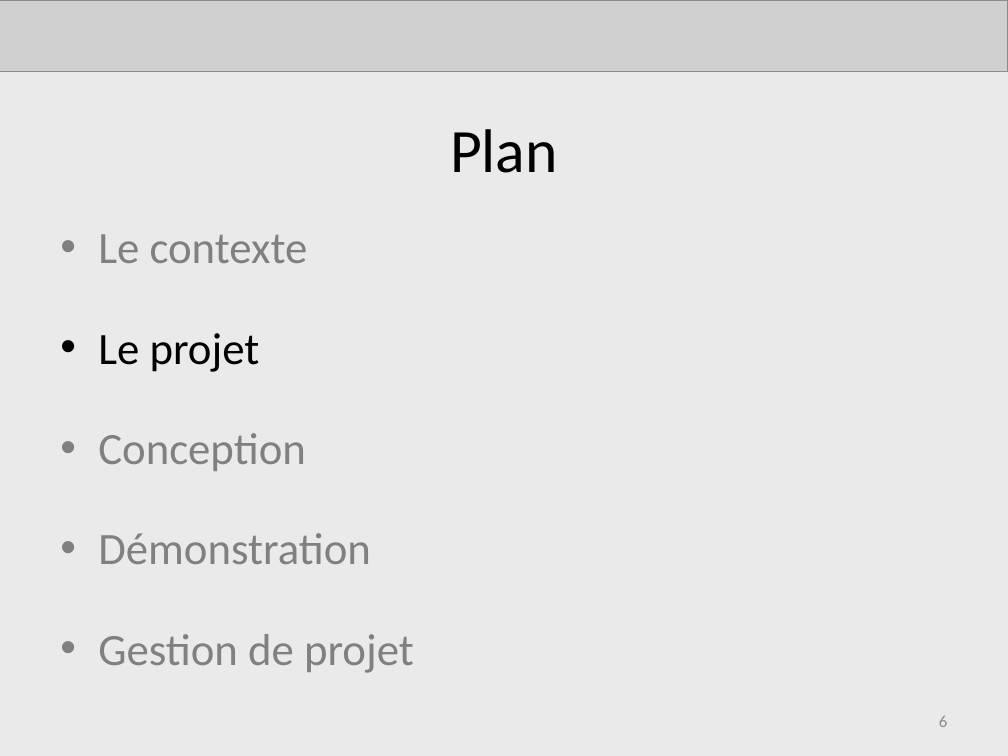
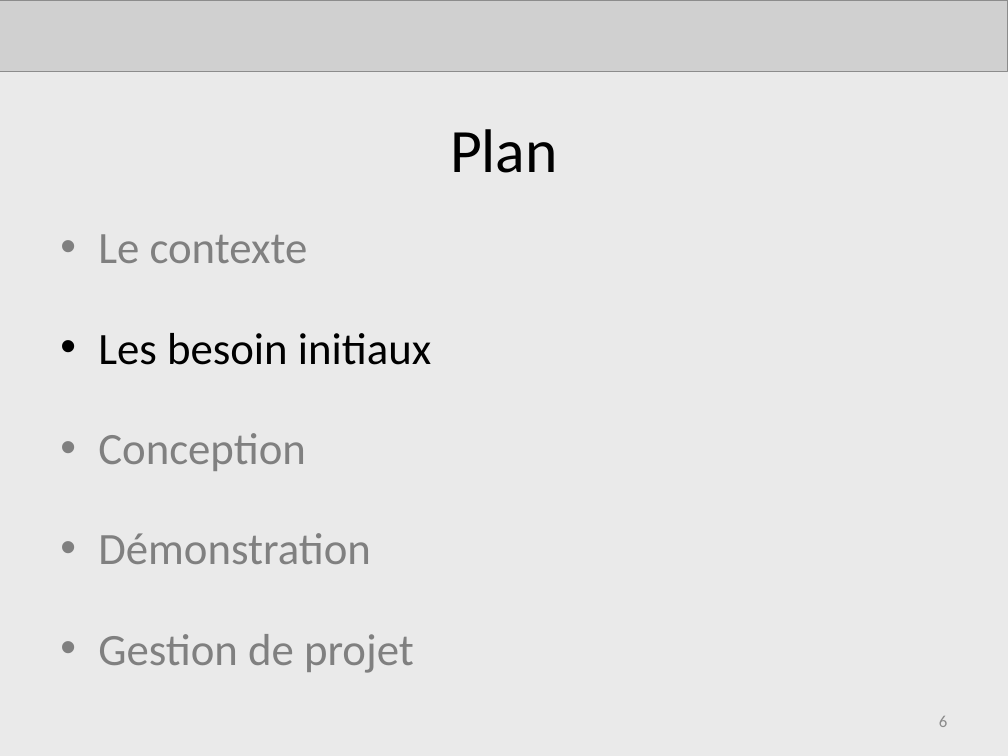
Before and after one commit to AdrienLombard/SimplePass, a slide deck: slide 6 of doc/Présentations/Projet Courchevel - Soutenance finale.pptx. Drawn at 1008x756 pixels with LibreOffice and Linux fonts; fonts in the diff are those of the drawing; grey boxes stand for pictures. Boxes give left, top, right and bottom in pixels: in the first picture for what was removed or moved away, otherwise in the second. Text is boxed around its words. In the diff, an @@ line names an element or a change of style, - is before the commit and + after.

```diff
--- a/doc/Présentations/Projet Courchevel - Soutenance finale.pptx
+++ b/doc/Présentations/Projet Courchevel - Soutenance finale.pptx
@@ text at (98,333,431,365): text changed @@
-• Le projet
+• Les besoin initiaux
```
Also in this commit, not shown: 7 other slides changed, 2 slides added, 3 slides removed.
